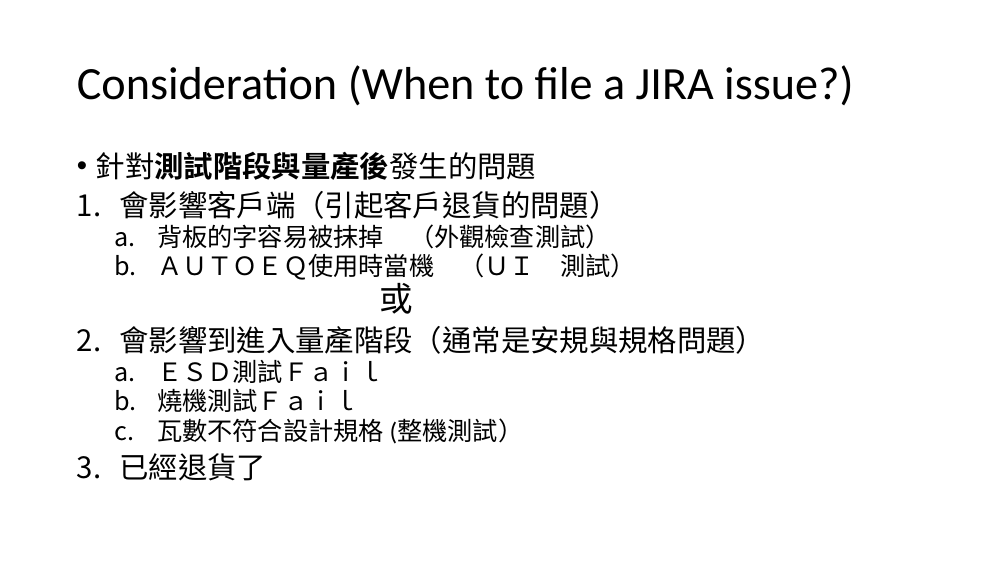
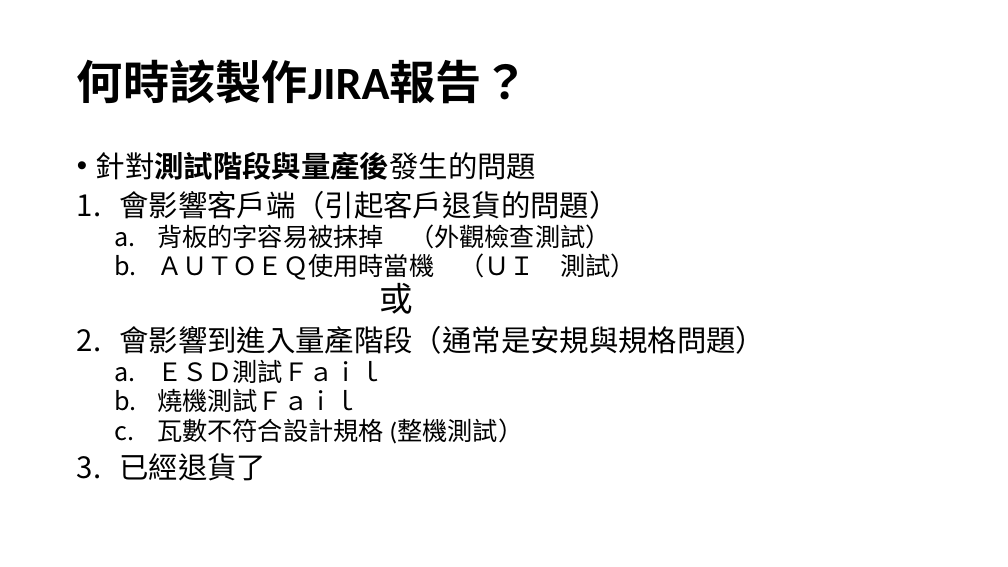
Before and after one commit to HanFormosa/JIRA, a slide deck: slide 17 of JIRA Proposal.pptx (slide 16 before the commit). Drawn at 1008x567 pixels with LibreOffice and Linux fonts; fonts in the diff are those of the drawing. Boxes give left, top, right and bottom in pixels: in the first picture for what was removed or moved away, otherwise in the second. Text is boxed around its words. In the diff, an @@ line names an element or a change of style, - is before the commit and + after.

```diff
--- a/JIRA Proposal.pptx
+++ b/JIRA Proposal.pptx
@@ title at (x1=77, y1=59, x2=528, y2=104): text changed; bold on @@
-Consideration (When to file a JIRA issue?)
+何時該製作JIRA報告？
```
Also in this commit, not shown: 1 other slide changed, 3 slides added.
